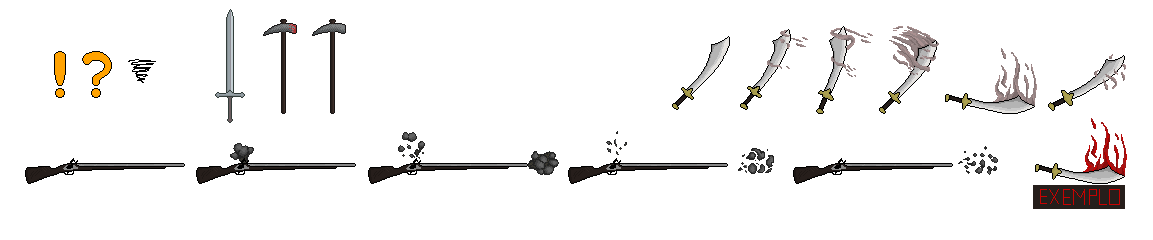
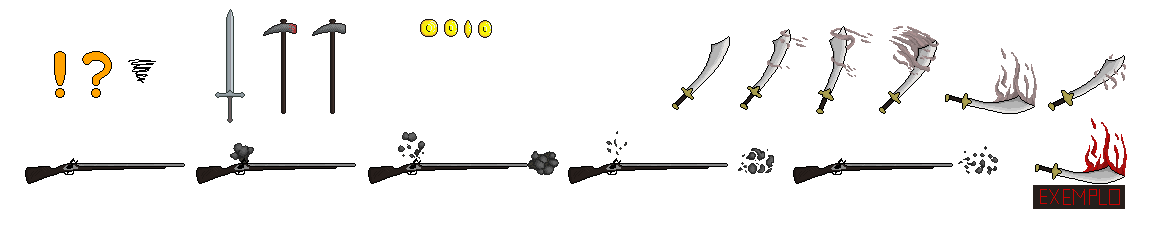
Two versions of the same layered image (1153px x 240px). Layer-by-layer changes:
added layer "moeda copy 3" above "moeda copy 2" over bbox(478, 20, 492, 38)
added layer "moeda copy 2" above "moeda copy" over bbox(464, 20, 472, 38)
added layer "moeda copy" above "moeda" over bbox(444, 19, 458, 37)
added layer "moeda" above "Layer 3" over bbox(420, 19, 438, 37)
